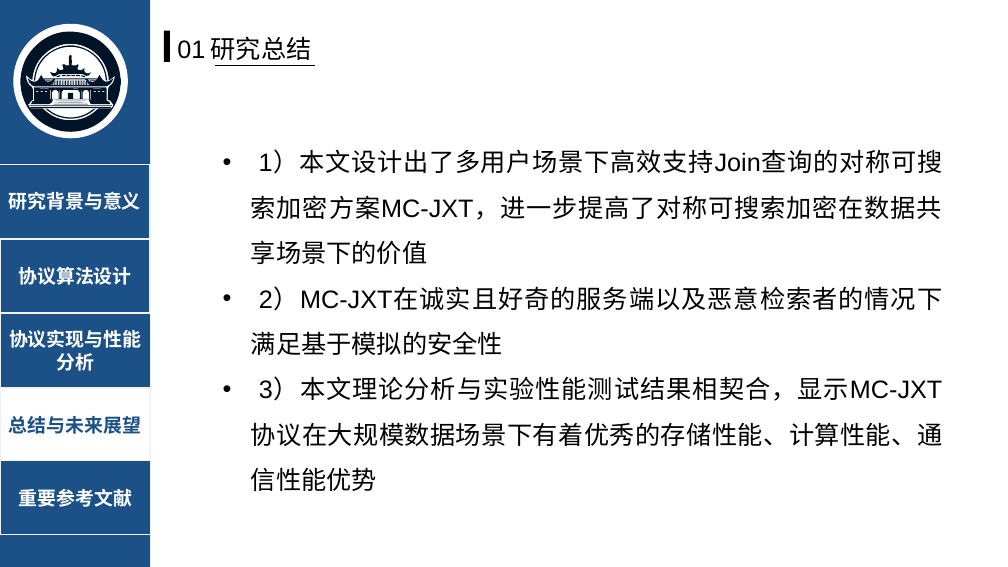
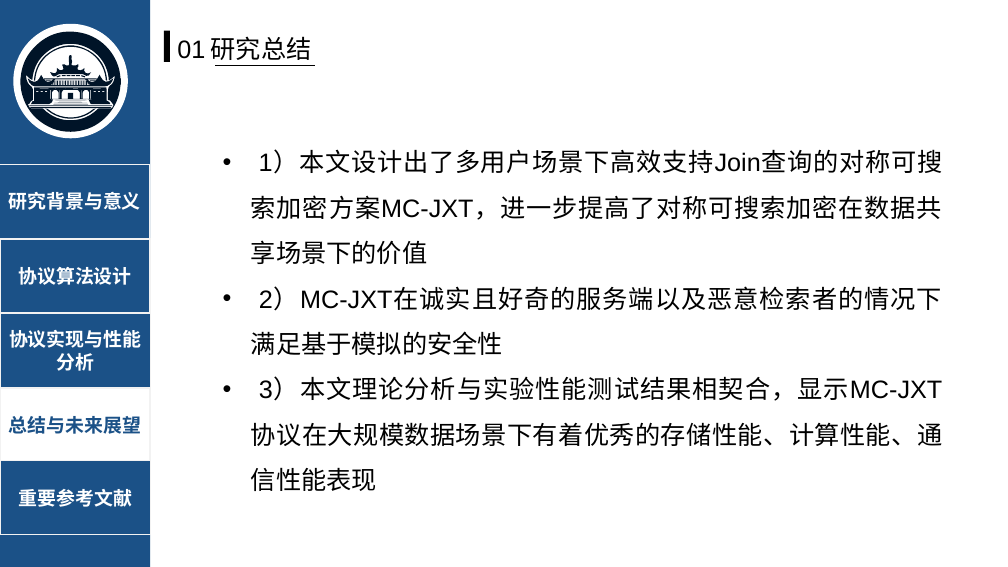
Before and after one commit to jerry-luo-zl/Searchable-Encrption-MC-JXT, a slide deck: slide 22 of pre/毕设答辩-罗之龙.pptx (slide 23 before the commit). Drawn at 1008x567 pixels with LibreOffice and Linux fonts; fonts in the diff are those of the drawing; grey boxes stand for pictures. Boxes give left, top, right and bottom in pixels: in the first picture for what was removed or moved away, otherwise in the second. Text is boxed around its words. In the diff, an @@ line names an element or a change of style, - is before the commit and + after.

```diff
--- a/pre/毕设答辩-罗之龙.pptx
+++ b/pre/毕设答辩-罗之龙.pptx
@@ text at (x1=251, y1=378, x2=942, y2=491): text changed @@
-• 3）本文理论分析与实验性能测试结果相契合，显示MC-JXT协议在大规模数据场景下有着优秀的存储性能、计算性能、通信性能优势
+• 3）本文理论分析与实验性能测试结果相契合，显示MC-JXT协议在大规模数据场景下有着优秀的存储性能、计算性能、通信性能表现
```
Also in this commit, not shown: 12 other slides changed, 1 slide removed, 9 other files.
